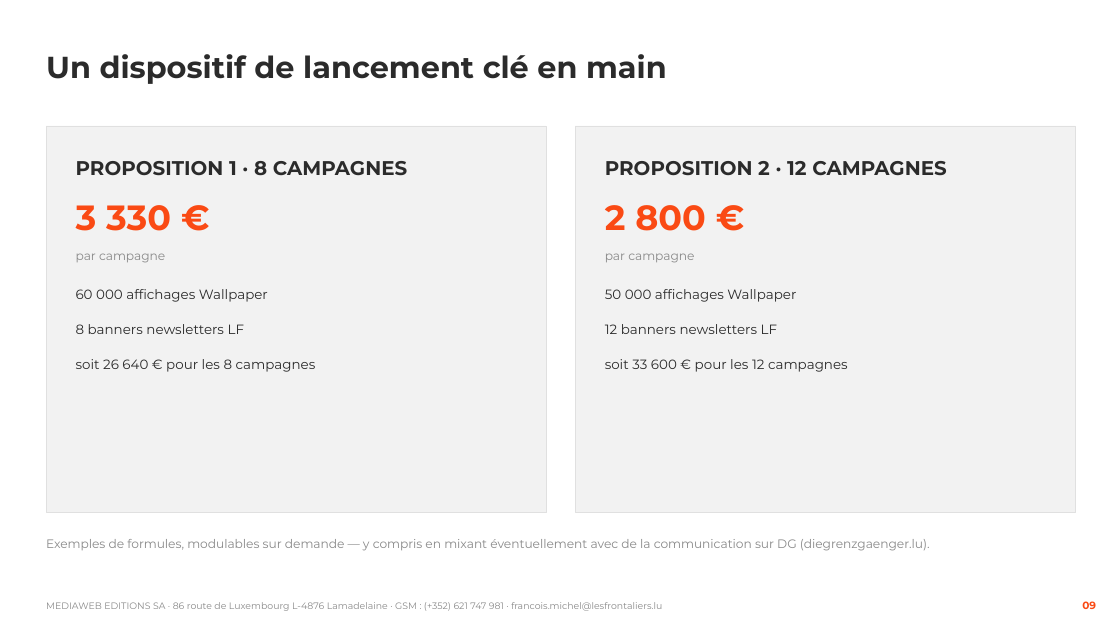
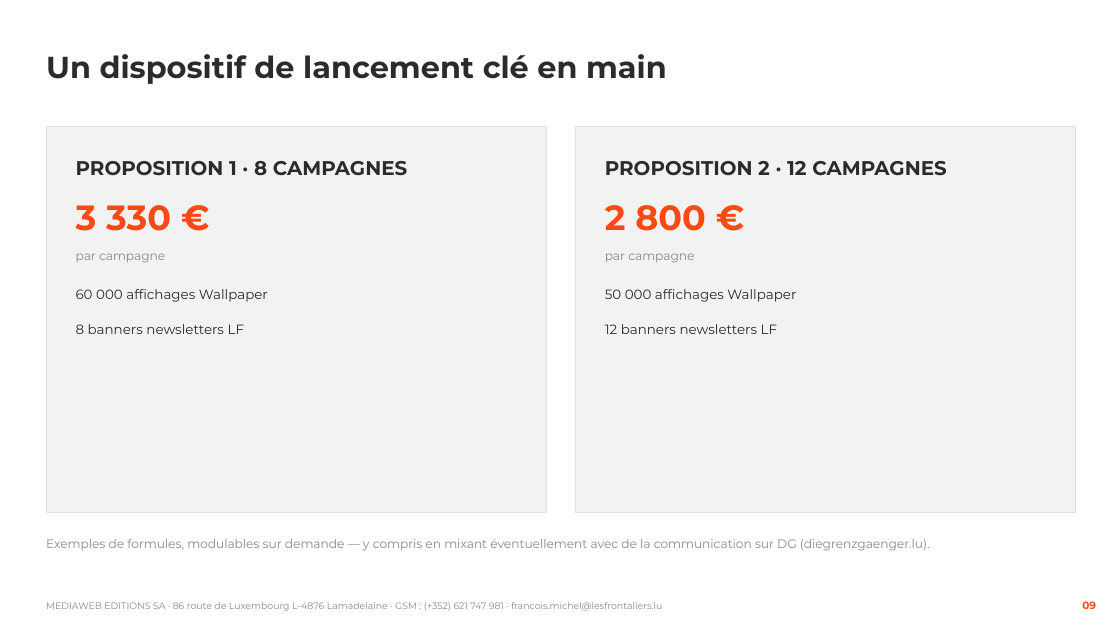
Before and after one commit to michelfrancoismf-hub/pr-sentation-Leclerc, a slide deck: slide 9 of Proposition_ELeclerc_revisee_v2.pptx. Drawn at 1120x630 pixels with LibreOffice and Linux fonts; fonts in the diff are those of the drawing. Boxes give left, top, right and bottom in pixels: in the first picture for what was removed or moved away, otherwise in the second. Text is boxed around its words. In the diff, an @@ line names an element or a change of style, - is before the commit and + after.

Commit message:
Slide 3 : ajout du wallpaper Shopping Pôle Europe ; slide 9 : suppression des totaux

```diff
--- a/Proposition_ELeclerc_revisee_v2.pptx
+++ b/Proposition_ELeclerc_revisee_v2.pptx
@@ text removed at [76, 359, 316, 372] @@
-soit 26 640 € pour les 8 campagnes
@@ text removed at [605, 359, 848, 372] @@
-soit 33 600 € pour les 12 campagnes
```
Also in this commit, not shown: 1 other slide changed.
